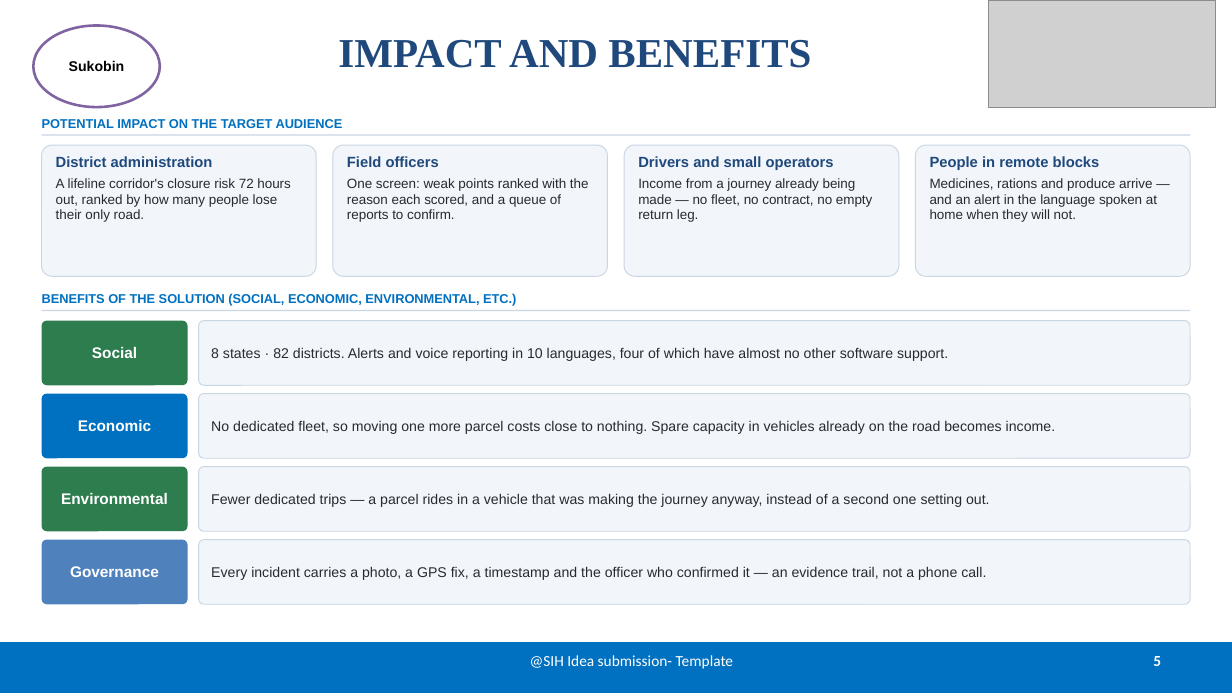
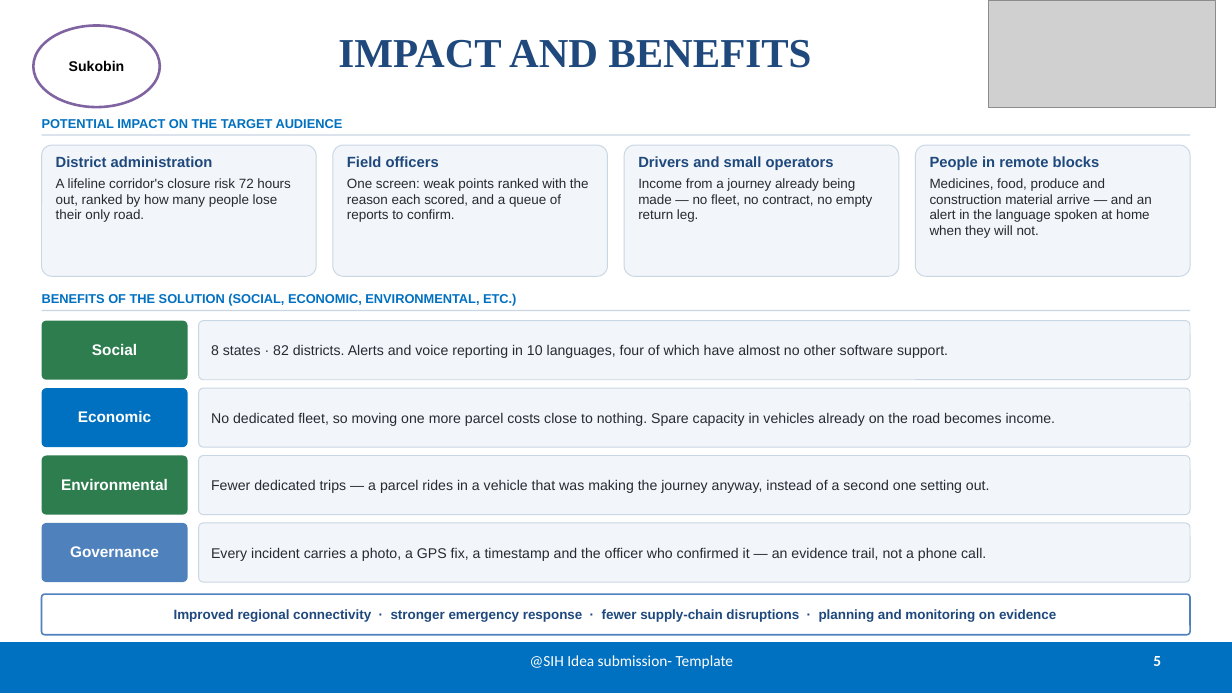
Before and after one commit to priyanshujoshi12363/sukobin_sih, a slide deck: slide 5 of SIH2026_Sukobin.pptx. Drawn at 1232x693 pixels with LibreOffice and Linux fonts; fonts in the diff are those of the drawing; grey boxes stand for pictures. Boxes give left, top, right and bottom in pixels: in the first picture for what was removed or moved away, otherwise in the second. Text is boxed around its words. In the diff, an @@ line names an element or a change of style, - is before the commit and + after.

Commit message:
Map the deck to the whole problem statement, not just clauses a-h
The deck answered the eight lettered clauses but said nothing about the
Background it opens with or the seven Expected Solution bullets it closes on.
A judge reading down the statement would have found two thirds of it
unaddressed.

Slide 2 now opens on the problem in the statement's own terms - landslides,
floods and infrastructure gaps cutting the roads, and medicines, food,
produce and construction material arriving late or not at all, with no
integrated platform to see it happening - before the solution answers it.
Clause (a) names bridges as the statement does, and clause (d) names the four
commodity classes rather than saying "essentials".

Slide 3 gains a seven-chip strip mapping every Expected Solution component to
what implements it: the route engine, the GIS dashboard, GPS tracking, the
alert mechanism, the mobile and web apps, the weather / transport / VAHAN
integrations, and cloud with offline support.

Slide 5 closes on the four outcomes the statement asks for by name -
connectivity, emergency response, fewer supply-chain disruptions, and
planning on evidence.

```diff
--- a/SIH2026_Sukobin.pptx
+++ b/SIH2026_Sukobin.pptx
@@ text in rounded rectangle at (930,178,1152,238): text changed @@
-Medicines, rations and produce arrive — and an alert in the language spoken at home when they will not.
+Medicines, food, produce and construction material arrive — and an alert in the language spoken at home when they will not.
@@ rounded rectangle "Social": place and size @@
-rounded rectangle "Social" at (42,321,188,385)
+rounded rectangle "Social" at (42,321,188,380)
@@ rounded rectangle "8 states · 82 districts. ...": place and size @@
-rounded rectangle "8 states · 82 districts. ..." at (199,321,1190,385)
+rounded rectangle "8 states · 82 districts. ..." at (199,321,1190,380)
@@ rounded rectangle "Economic": place and size @@
-rounded rectangle "Economic" at (42,394,188,458)
+rounded rectangle "Economic" at (42,388,188,447)
@@ rounded rectangle "No dedicated fleet, so moving ...": place and size @@
-rounded rectangle "No dedicated fleet, so moving ..." at (199,394,1190,458)
+rounded rectangle "No dedicated fleet, so moving ..." at (199,388,1190,447)
@@ rounded rectangle "Environmental": place and size @@
-rounded rectangle "Environmental" at (42,467,188,531)
+rounded rectangle "Environmental" at (42,456,188,515)
@@ rounded rectangle "Fewer dedicated trips — a ...": place and size @@
-rounded rectangle "Fewer dedicated trips — a ..." at (199,467,1190,531)
+rounded rectangle "Fewer dedicated trips — a ..." at (199,456,1190,515)
@@ rounded rectangle "Governance": place and size @@
-rounded rectangle "Governance" at (42,540,188,604)
+rounded rectangle "Governance" at (42,523,188,582)
@@ rounded rectangle "Every incident carries a photo, ...": place and size @@
-rounded rectangle "Every incident carries a photo, ..." at (199,540,1190,604)
+rounded rectangle "Every incident carries a photo, ..." at (199,523,1190,582)
@@ rounded rectangle added at (42,594,1190,635), fill #FFFFFF, outline #4F81BD 1.25 pt, 10.5 pt, text #1F497D, bold @@
+Improved regional connectivity · stronger emergency response · fewer supply-chain disruptions · planning and monitoring on evidence
```
Also in this commit, not shown: 2 other slides changed, 2 other files.
